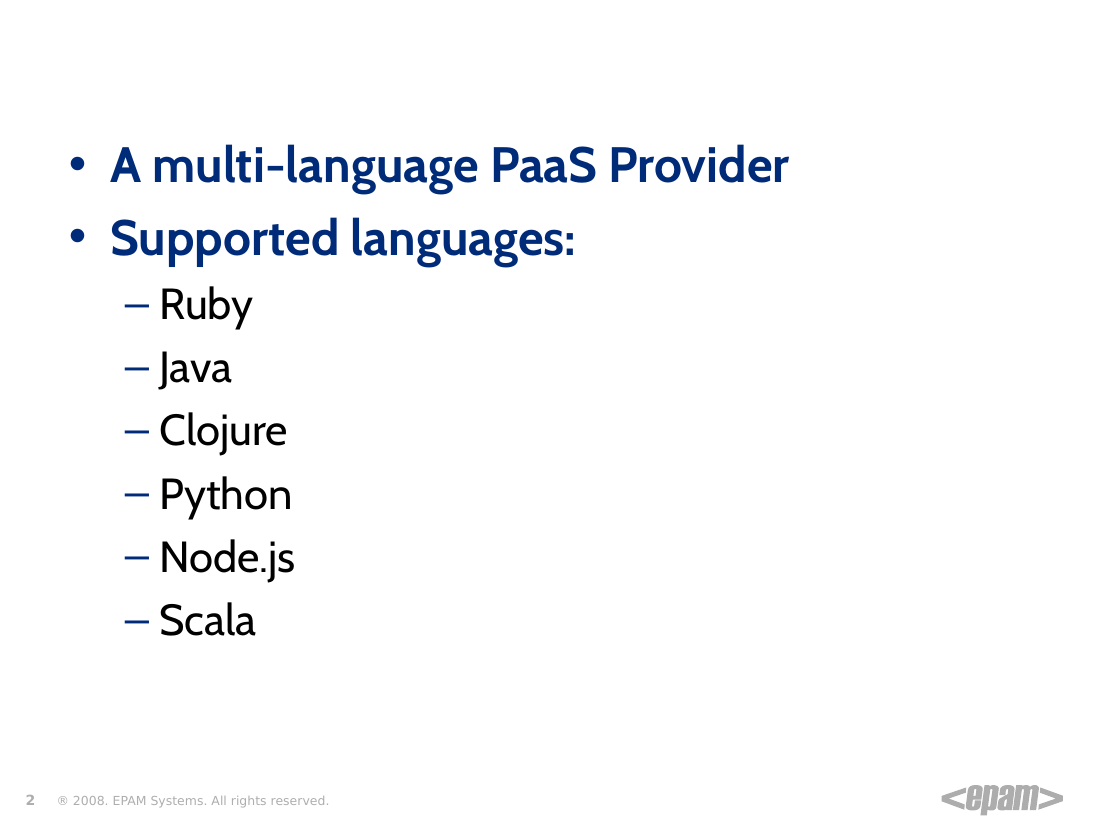
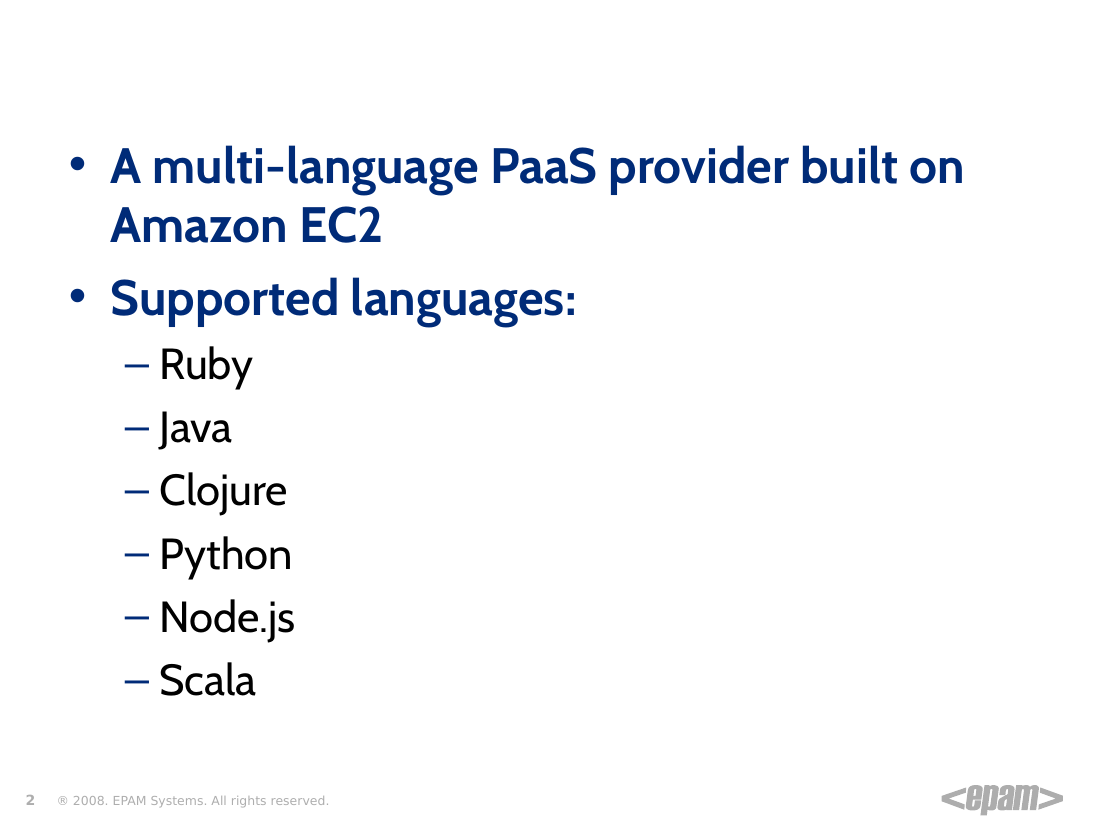
Before and after one commit to zgorbe/Heroku-HelloWorld, a slide deck: slide 2 of Heroku.ppt. Drawn at 1120x840 pixels with LibreOffice and Linux fonts; fonts in the diff are those of the drawing; background and template pictures are left out. Boxes give left, top, right and bottom in pixels: in the first picture for what was removed or moved away, otherwise in the second. Text is boxed around its words. In the diff, an @@ line names an element or a change of style, - is before the commit and + after.

```diff
--- a/Heroku.ppt
+++ b/Heroku.ppt
@@ text at [111, 145, 964, 243]: text changed @@
-• A multi-language PaaS Provider
+• A multi-language PaaS provider built on Amazon EC2
```
Also in this commit, not shown: 19 slides added, 7 slides removed, 1 other file.
